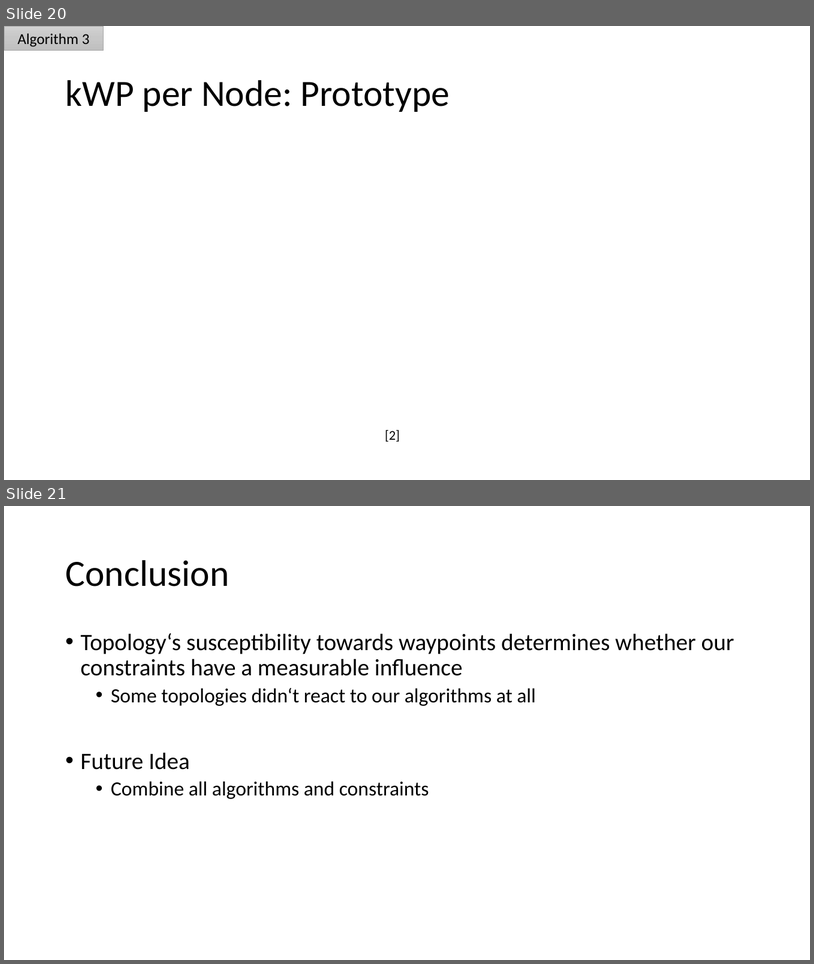
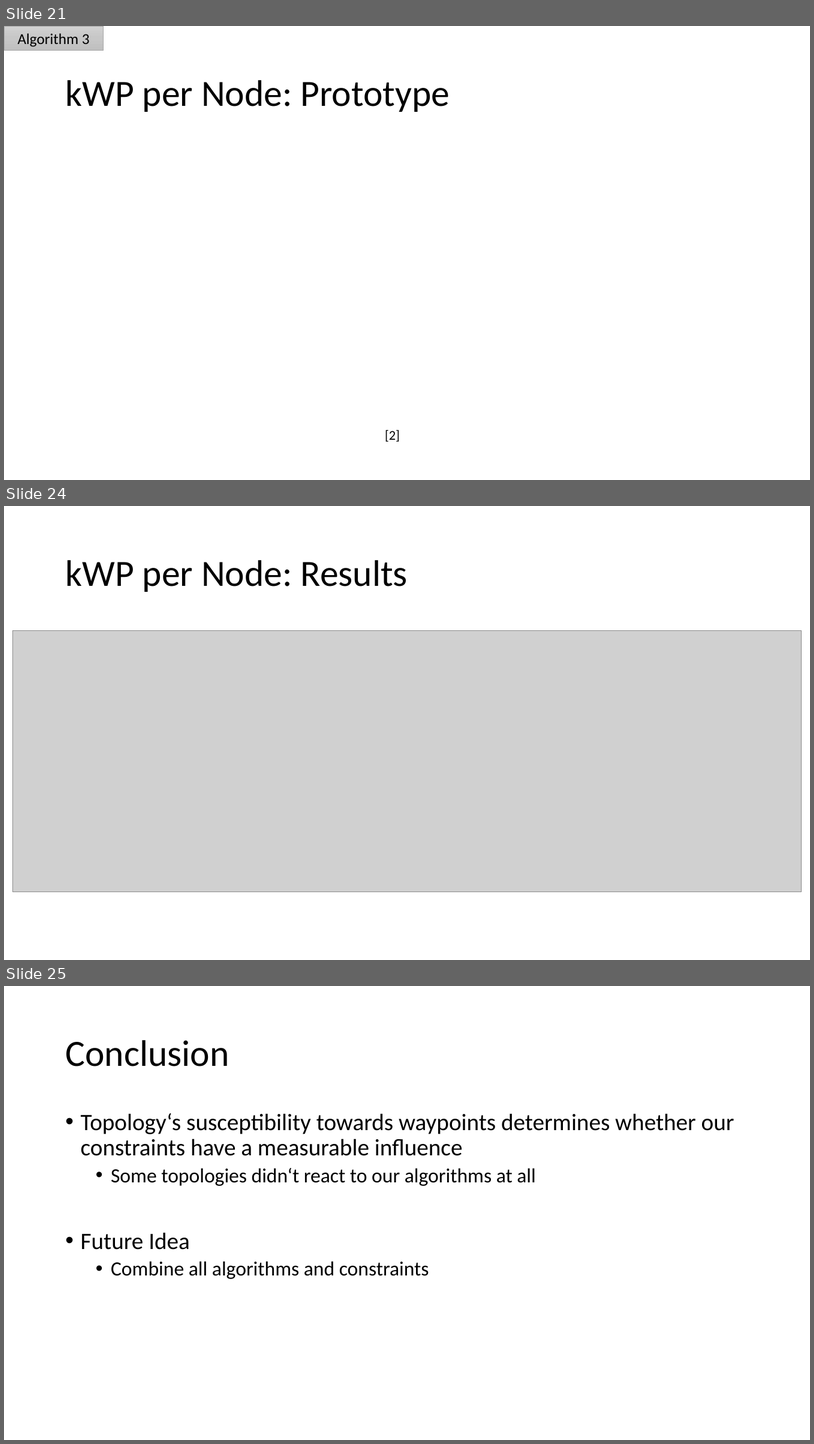
Before and after one commit to gajanns/Fachprojekt_Code, a slide deck: Presentation/Fachprojekt_Presentation1_Final.pptx. Shown one above the other, each under a label of ours: slides 20 and 21 before the commit, slides 21, 24 and 25 after it; the slides between them are not shown. The pictures are 814x964 and 814x1444 pixels, drawn with LibreOffice and Linux fonts; fonts in the diff are those of the drawing; grey boxes stand for pictures. Boxes give left, top, right and bottom in pixels: in the first picture for what was removed or moved away, otherwise in the second. Text is boxed around its words. In the diff, an @@ line names an element or a change of style, - is before the commit and + after.

```diff
--- a/Presentation/Fachprojekt_Presentation1_Final.pptx
+++ b/Presentation/Fachprojekt_Presentation1_Final.pptx
@@ slide 24 added at bbox=[4, 506, 810, 960], background #FFFFFF @@
@@ title added at bbox=[65, 560, 408, 592], 44 pt, text #000000 @@
+kWP per Node: Results
@@ picture added at bbox=[12, 631, 802, 891] @@
@@ what was slide 20 is now slide 21 @@
@@ what was slide 21 is now slide 25 @@
```
Also in this commit, not shown: 4 slides changed, 3 other slides added.
